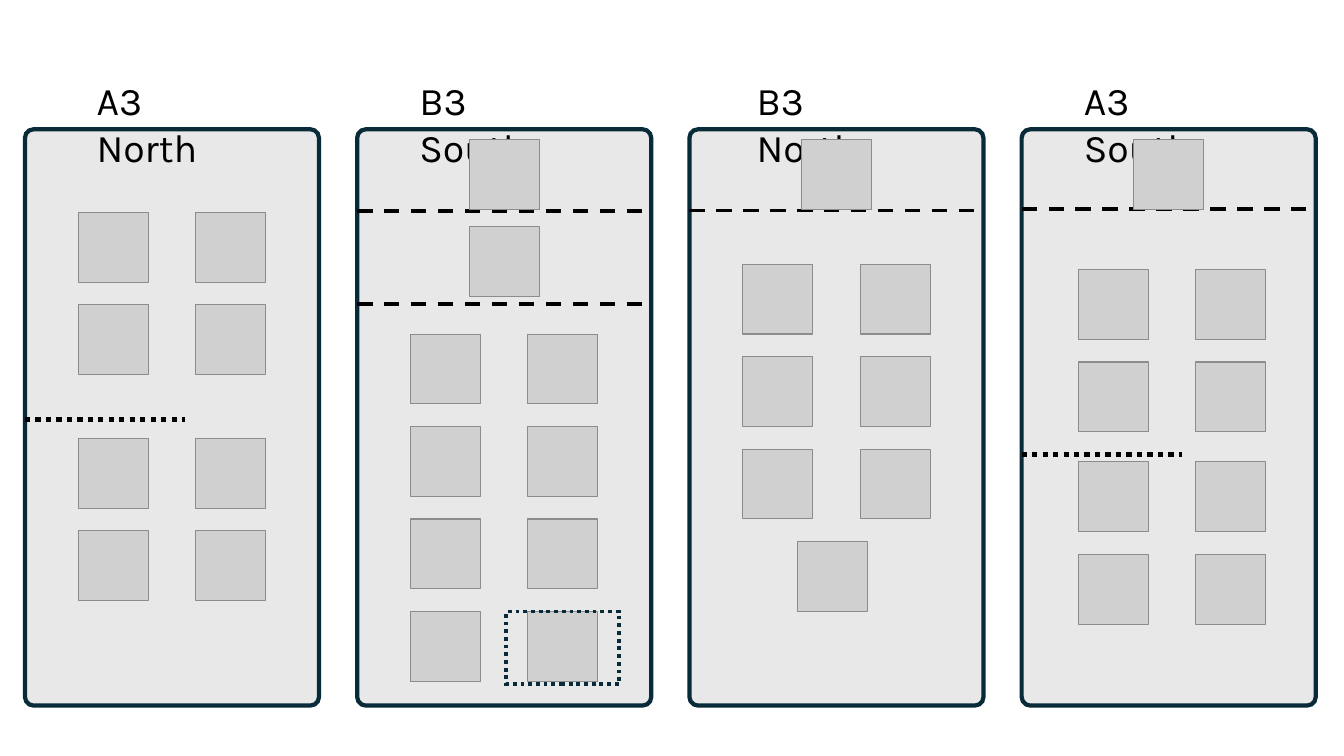
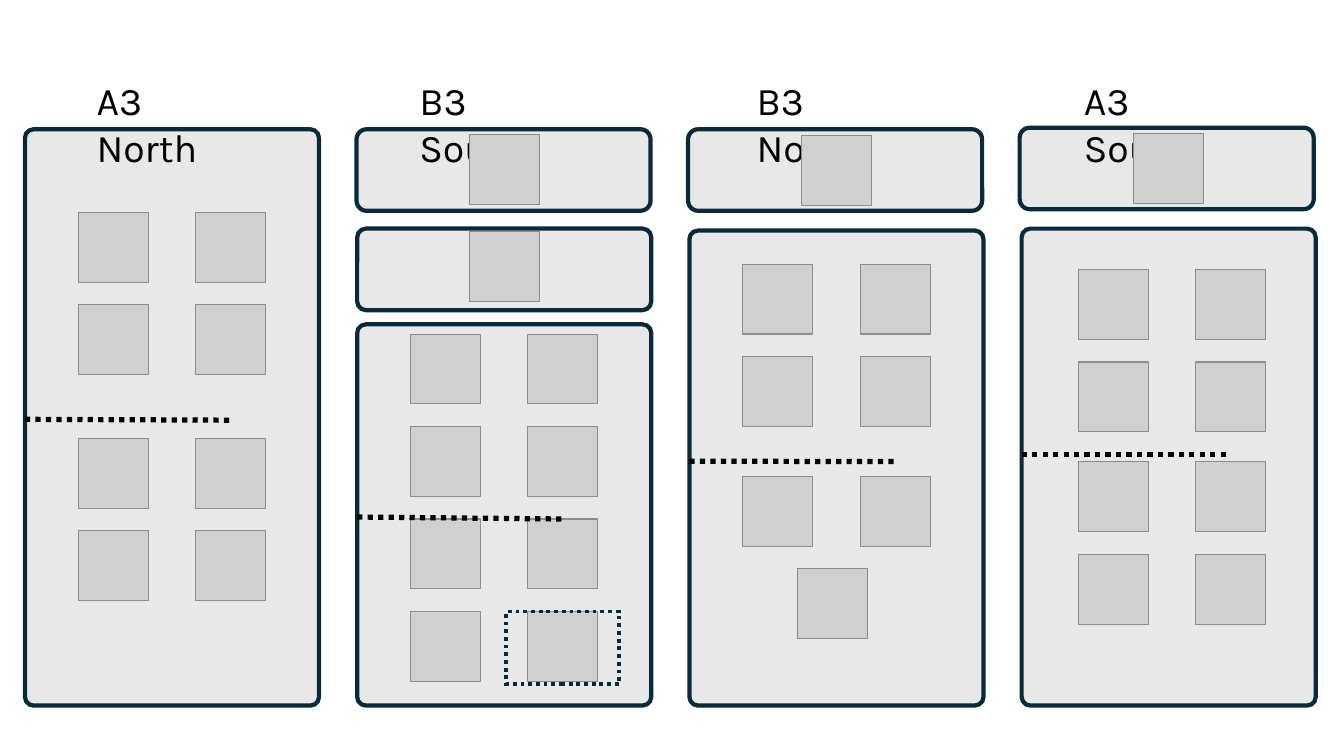
Before and after one commit to geraintpalmer/bed_moves_policy, a slide deck: slide 1 of images/icu.pptx. Drawn at 1344x756 pixels with LibreOffice and Linux fonts; fonts in the diff are those of the drawing; grey boxes stand for pictures. Boxes give left, top, right and bottom in pixels: in the first picture for what was removed or moved away, otherwise in the second. Text is boxed around its words. In the diff, an @@ line names an element or a change of style, - is before the commit and + after.

```diff
--- a/images/icu.pptx
+++ b/images/icu.pptx
@@ 3 pictures: place and size @@
-3 pictures at [469, 139, 1204, 209]
+3 pictures at [469, 134, 1204, 205]
@@ picture: place and size @@
-picture at [469, 227, 538, 296]
+picture at [469, 232, 538, 301]
@@ rounded rectangle: place and size @@
-rounded rectangle at [690, 129, 984, 706]
+rounded rectangle at [690, 231, 984, 706]
@@ rounded rectangle: place and size @@
-rounded rectangle at [1022, 129, 1317, 706]
+rounded rectangle at [1022, 229, 1317, 706]
@@ rounded rectangle: place and size @@
-rounded rectangle at [357, 129, 651, 706]
+rounded rectangle at [357, 325, 651, 706]
@@ group removed at [357, 209, 1316, 303]: 4 lines @@
@@ line moved from (25, 419) - (186, 419) to (25, 419) - (231, 420) @@
@@ group added at [357, 128, 1315, 519]: 4 rounded rectangles, 2 lines @@
@@ 3 pictures: place and size @@
-3 pictures at [743, 449, 930, 611]
+3 pictures at [743, 477, 930, 638]
@@ line moved from (1022, 455) - (1183, 455) to (1022, 455) - (1231, 455) @@
```
Also in this commit, not shown: 3 other slides changed, 6 other files.
